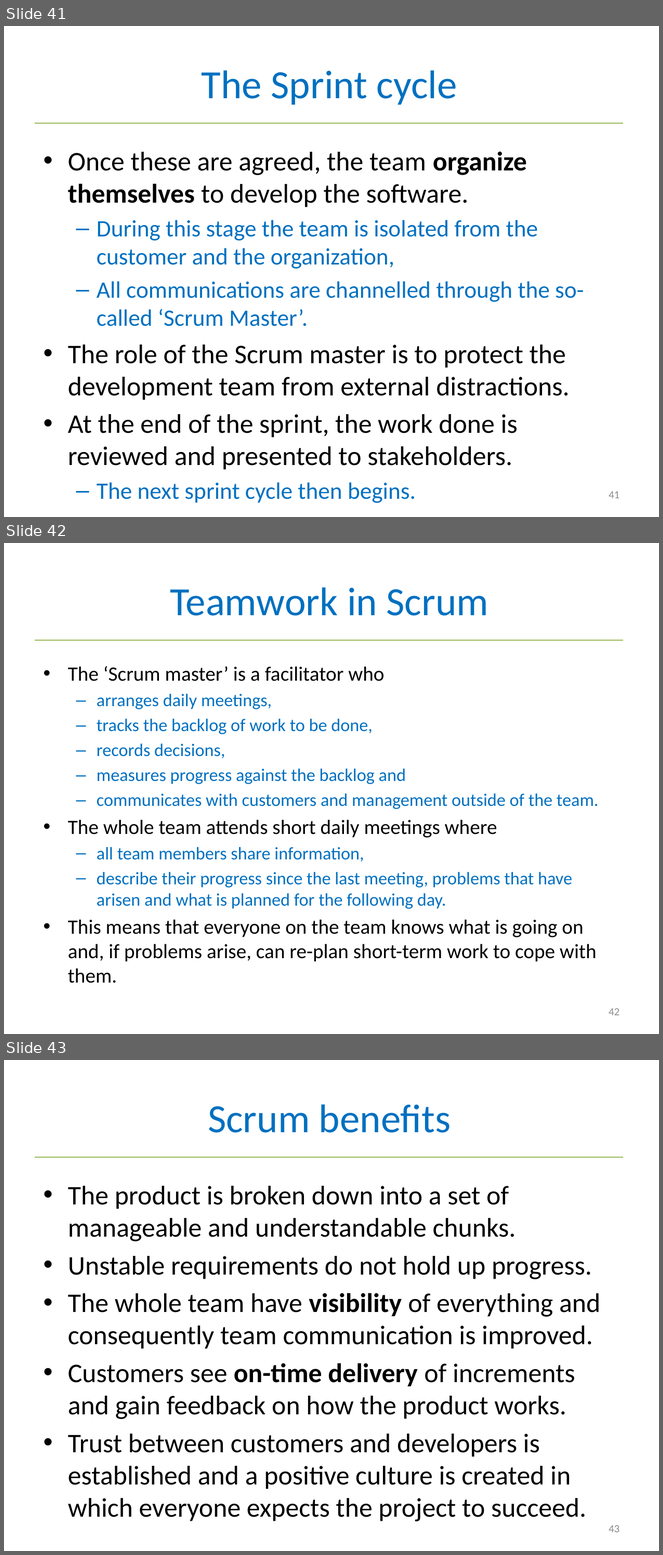
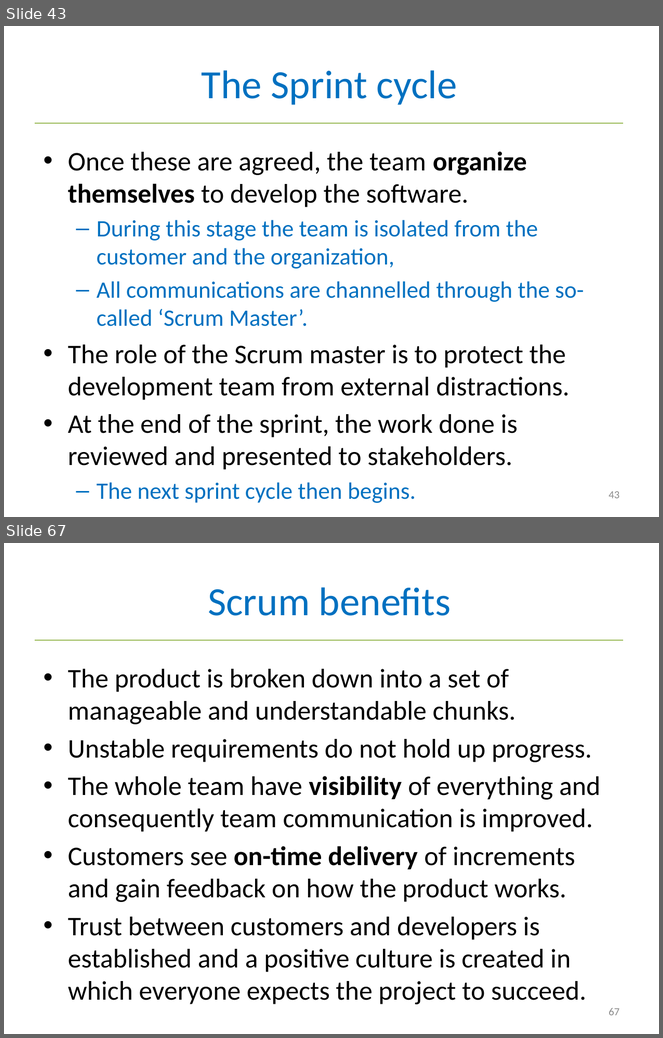
Before and after one commit to tuanct1997/USTH-SE-2017, a slide deck: slides/2 Agile Development.pptx. Shown one above the other, each under a label of ours: slides 41, 42 and 43 before the commit, slides 43 and 67 after it; the slides between them are not shown. The pictures are 663x1555 and 663x1038 pixels, drawn with LibreOffice and Linux fonts; fonts in the diff are those of the drawing. Boxes give left, top, right and bottom in pixels: in the first picture for what was removed or moved away, otherwise in the second. Text is boxed around its words. In the diff, an @@ line names an element or a change of style, - is before the commit and + after.

Commit message:
update slides with scrum

```diff
--- a/slides/2 Agile Development.pptx
+++ b/slides/2 Agile Development.pptx
@@ slide 42 removed at (4, 543, 659, 1034), background #FFFFFF; not listed: 1 template element that a slide beside it also shows @@
@@ title removed at (170, 587, 488, 616) @@
-Teamwork in Scrum
@@ text removed at (68, 666, 598, 983) @@
-• The ‘Scrum master’ is a facilitator who
-  – arranges daily meetings,
-  – tracks the backlog of work to be done,
-  – records decisions,
-  – measures progress against the backlog and
-  – communicates with customers and management outside of the team.
-• The whole team attends short daily meetings where
-  – all team members share information,
-  – describe their progress since the last meeting, problems that have arisen and what is planned for the following day.
-• This means that everyone on the team knows what is going on and, if problems arise, can re-plan short-term work to cope with them.
@@ page number removed at (609, 1008, 620, 1016) @@
-42
@@ what was slide 41 is now slide 43 @@
@@ page number at (609, 491, 620, 499): text changed @@
-41
+43
@@ what was slide 43 is now slide 67 @@
@@ page number at (609, 1008, 620, 1016): text changed @@
-43
+67
```
Also in this commit, not shown: 1 slide changed, 25 slides added, 1 other slide removed.
